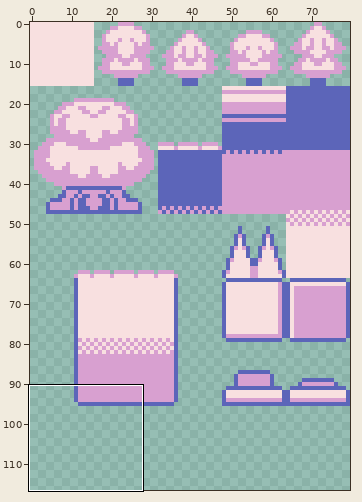
Two states of a sprite sheet, Assets/Images/dream_tileset.png. The first picture is a wide view before the edit; the outline marks the close-up.
Close-up. Earlier state:
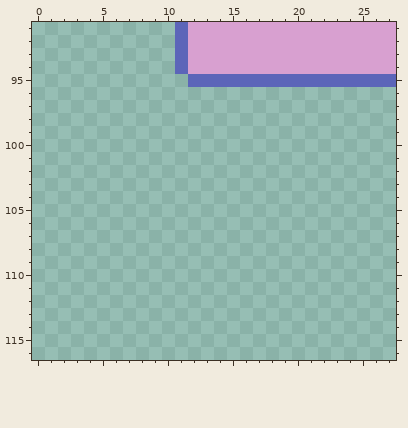
The file is 80x160 pixels. Shown: x 0..27, y 91..116. The wide view leaves out empty margins.
Now the later version:
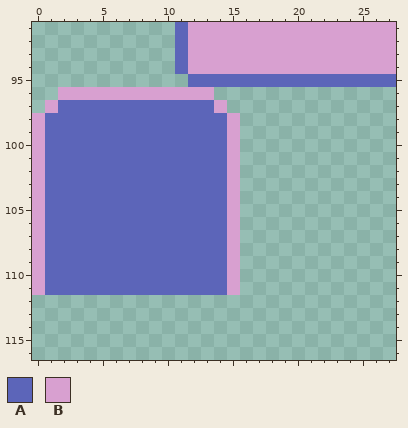
Palette (. is transparent): A #5c65b9  B #d8a0d0
Author's note on the commit: Fixed tileset and level00 exit door from merge
Edits made:
The edit adds colour A in row 97 at x 2 to 13; in rows 98 to 111 at x 1 to 14.
The edit adds colour B in row 96 at x 2 to 13; in row 97 at x 1 and 14; in rows 98 to 111 at x 0 and 15.
Boxes around the changes in both close-ups, in picture pixels (x1, y1, x2, y2):
added: (32, 87, 240, 295)
